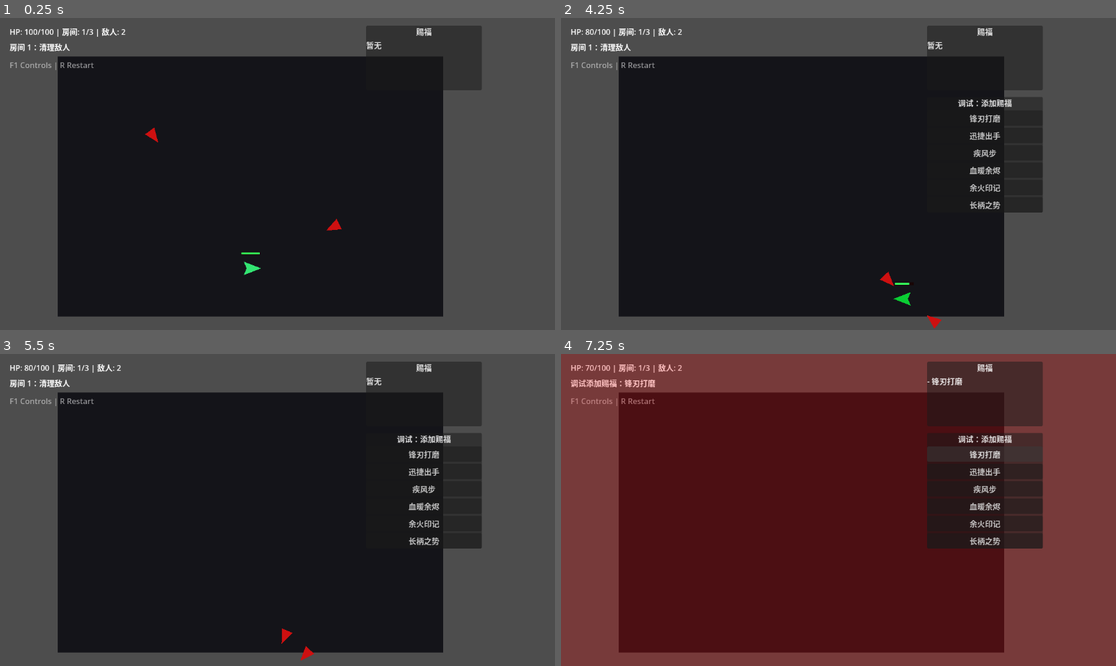
Above: before the commit, frames 1-4 (two rows, left to right).
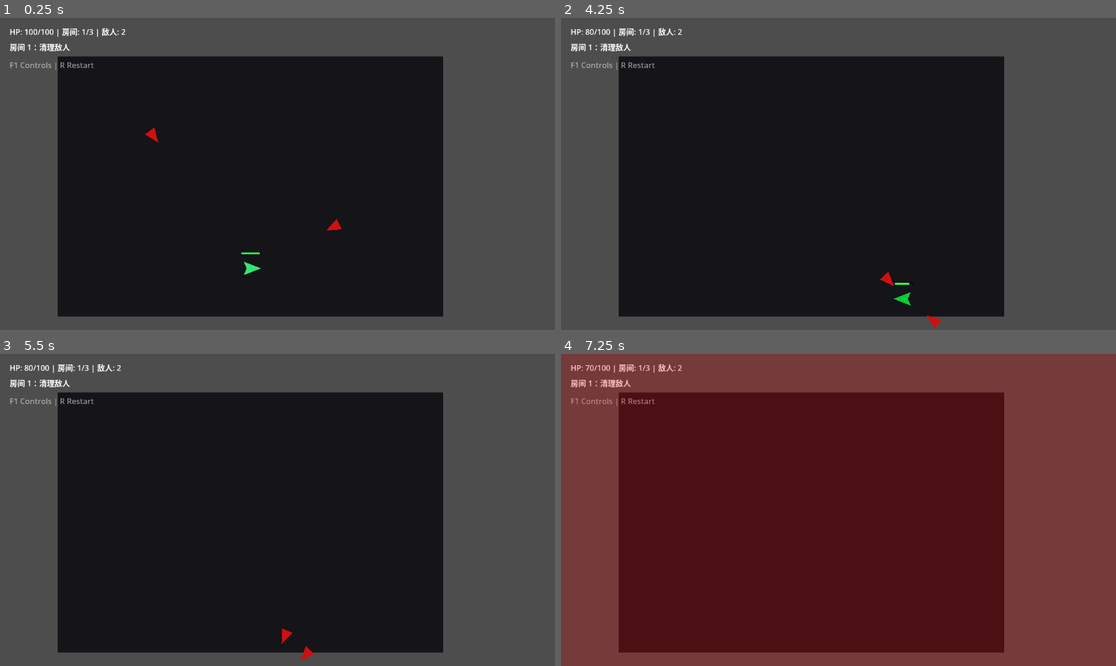
Above: after the commit, the same moments.

Repository: DGoat/Project-A
Game: Godot game, scene res://scenes/Main.tscn
Two runs of this game, one before a commit and one after it. Both use one fixed random seed, a clock stepped at 60 frames per second and the inputs below.
Inputs (mouse positions are in pixels of both pictures, inside the frame that each line leads up to):
- Up to frame 1 (0.25 s): no input
- Up to frame 2 (4.25 s): tap Enter at 0.5 s; move the mouse to (960, 158) at 0.52 s; hold D (move_right) 0.53-1.28 s; click (960, 158) at 0.6 s; move the mouse to (727, 189) at 1.27 s; hold S (move_down) 1.28-2.03 s; tap Space (dash) at 1.35 s; move the mouse to (894, 105) at 2.02 s; hold D (move_right) 2.03-2.78 s; tap 1 (pick_blessing_1) at 2.1 s; move the mouse to (810, 236) at 2.77 s; hold W (move_up) 2.78-3.53 s; tap 2 (pick_blessing_2) at 2.85 s; move the mouse to (1005, 220) at 3.52 s; hold A (move_left) from 3.53 s (still down); tap 3 (pick_blessing_3) at 3.6 s; tap F7 (toggle_debug_panel) at 4.15 s
- Up to frame 3 (5.5 s): move the mouse to (111, 463) at 4.27 s; click (111, 463) at 4.35 s; move the mouse to (305, 510) at 5.02 s; release A (move_left) at 5.03 s; hold S (move_down) from 5.03 s (still down); tap Space (dash) at 5.1 s
- Up to frame 4 (7.25 s): move the mouse to (755, 432) at 5.77 s; release S (move_down) at 5.78 s; hold D (move_right) 5.78-6.5 s; tap 1 (pick_blessing_1) at 5.85 s; click (982, 453) at 6.5 s, where only the run before the commit has a clickable "锋刃打磨"

The runs differ from the first frame. In frame 1, 2.7% of the frame differs, in the area x 65-87%, y 2-24%; in frame 2, 6.0%; in frame 3, 6.0%; in frame 4, 12%, in the area x 1-87%, y 2-63%.

Commit message:
fix: hide blessing debug panels by default

Diff:
--- a/demos/demo-godot-001-action-roguelite/scenes/Main.tscn
+++ b/demos/demo-godot-001-action-roguelite/scenes/Main.tscn
@@ -60,11 +60,12 @@
 color = Color(1, 0, 0, 0)
 
 [node name="AcquiredBlessingsPanel" type="PanelContainer" parent="CanvasLayer/UI"]
+visible = false
 layout_mode = 0
-offset_left = 760.0
-offset_top = 16.0
-offset_right = 1000.0
-offset_bottom = 150.0
+offset_left = 880.0
+offset_top = 12.0
+offset_right = 1130.0
+offset_bottom = 146.0
 modulate = Color(1, 1, 1, 0.85)
 
 [node name="AcquiredBlessingsList" type="VBoxContainer" parent="CanvasLayer/UI/AcquiredBlessingsPanel"]
@@ -82,10 +83,10 @@
 [node name="DebugPanel" type="PanelContainer" parent="CanvasLayer/UI"]
 visible = false
 layout_mode = 0
-offset_left = 760.0
-offset_top = 164.0
-offset_right = 1000.0
-offset_bottom = 380.0
+offset_left = 880.0
+offset_top = 154.0
+offset_right = 1130.0
+offset_bottom = 370.0
 modulate = Color(1, 1, 1, 0.85)
 
 [node name="DebugList" type="VBoxContainer" parent="CanvasLayer/UI/DebugPanel"]
--- a/demos/demo-godot-001-action-roguelite/scripts/main.gd
+++ b/demos/demo-godot-001-action-roguelite/scripts/main.gd
@@ -11,11 +11,13 @@
 var acquired_blessings: Array = []
 var player: Node
 var damage_flash_tween: Tween
+var debug_toggle_down := false
 
 @onready var room_root := $RoomRoot
 @onready var ui_status := $CanvasLayer/UI/Status
 @onready var ui_message := $CanvasLayer/UI/Message
 @onready var damage_flash := $CanvasLayer/UI/DamageFlash
+@onready var acquired_blessings_panel := $CanvasLayer/UI/AcquiredBlessingsPanel
 @onready var acquired_blessings_items := $CanvasLayer/UI/AcquiredBlessingsPanel/AcquiredBlessingsList/Items
 @onready var debug_panel := $CanvasLayer/UI/DebugPanel
 @onready var blessing_panel := $CanvasLayer/UI/BlessingPanel
@@ -59,6 +61,8 @@
 	for i in debug_blessing_buttons.size():
 		var button_index := i
 		debug_blessing_buttons[i].pressed.connect(func(): _debug_apply_blessing(button_index))
+	acquired_blessings_panel.visible = false
+	debug_panel.visible = false
 	_update_debug_buttons()
 	_update_acquired_blessings()
 	_start_run()
@@ -66,8 +70,10 @@
 func _process(_delta: float) -> void:
 	if Input.is_action_just_pressed("restart"):
 		get_tree().reload_current_scene()
-	if Input.is_action_just_pressed("toggle_debug_panel"):
+	var debug_key_down := Input.is_physical_key_pressed(KEY_QUOTELEFT) or Input.is_key_pressed(KEY_ASCIITILDE)
+	if debug_key_down and not debug_toggle_down:
 		_toggle_debug_panel()
+	debug_toggle_down = debug_key_down
 	if choosing_blessing:
 		if Input.is_action_just_pressed("pick_blessing_1"):
 			_pick_blessing(0)
@@ -153,7 +159,9 @@
 	_spawn_room(current_room)
 
 func _toggle_debug_panel() -> void:
-	debug_panel.visible = not debug_panel.visible
+	var next_visible: bool = not debug_panel.visible
+	acquired_blessings_panel.visible = next_visible
+	debug_panel.visible = next_visible
 
 func _debug_apply_blessing(index: int) -> void:
 	if index < blessing_pool.size():
Not shown, changed: demos/demo-godot-001-action-roguelite/README.md
Not shown, changed: demos/demo-godot-001-action-roguelite/controls.md
Not shown, changed: demos/demo-godot-001-action-roguelite/dev-log.md
